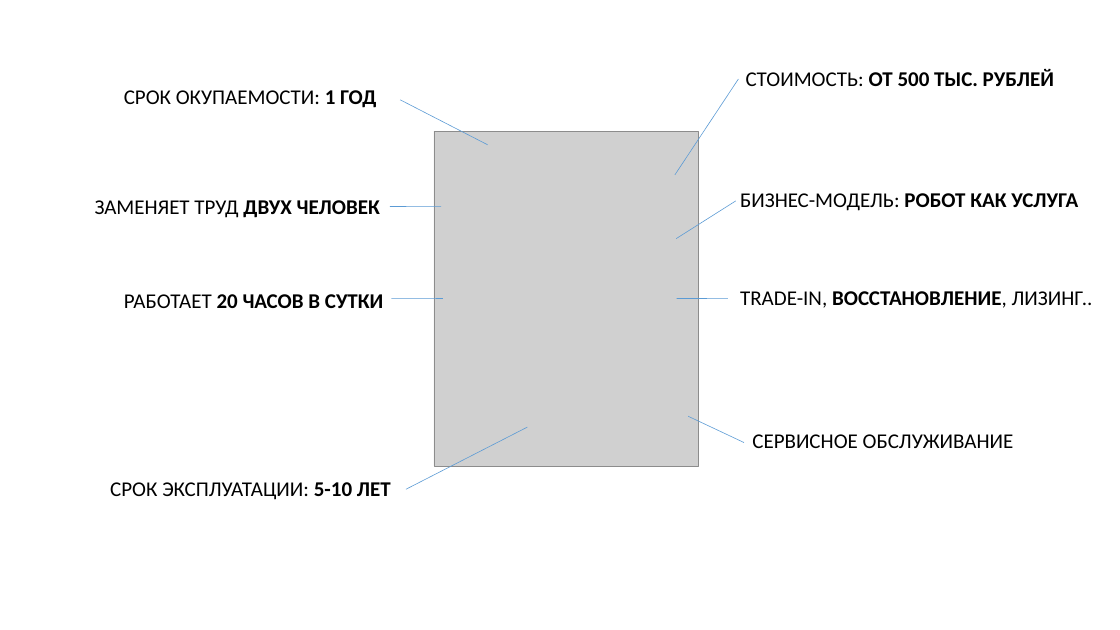
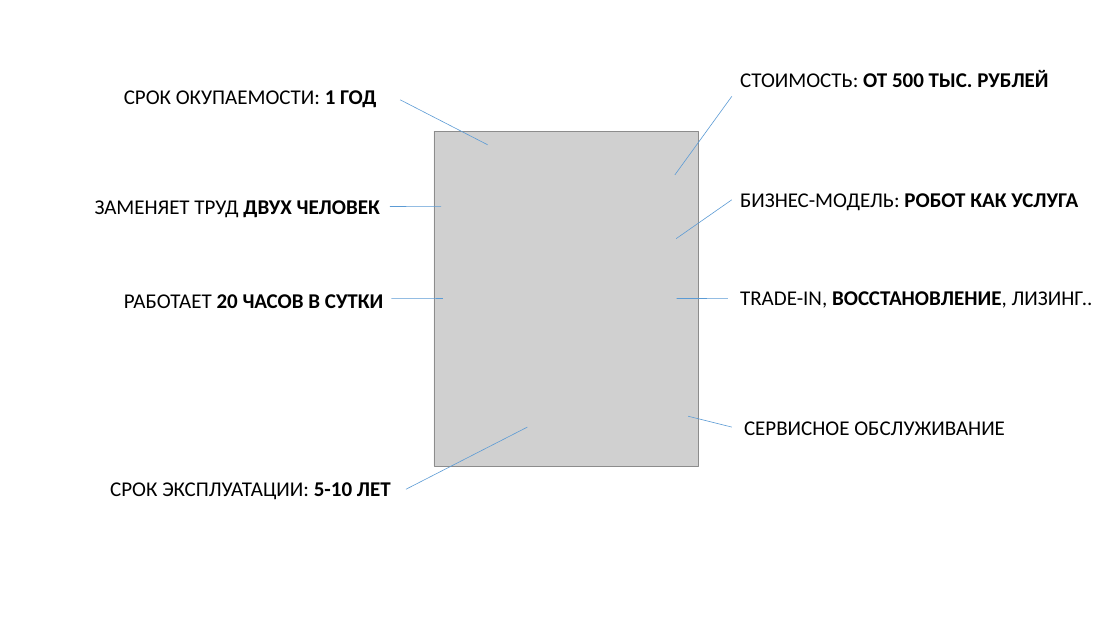
Before and after one commit to iACTUATOR/iactuator.ru, a slide deck: slide 3 of actuator.pptx. Drawn at 1120x630 pixels with LibreOffice and Linux fonts; fonts in the diff are those of the drawing; grey boxes stand for pictures. Boxes give left, top, right and bottom in pixels: in the first picture for what was removed or moved away, otherwise in the second. Text is boxed around its words. In the diff, an @@ line names an element or a change of style, - is before the commit and + after.

```diff
--- a/actuator.pptx
+++ b/actuator.pptx
@@ text "СТОИМОСТЬ: ОТ 500 ТЫС. РУБЛЕЙ": place and size @@
-text "СТОИМОСТЬ: ОТ 500 ТЫС. РУБЛЕЙ" at (746, 69, 1054, 86)
+text "СТОИМОСТЬ: ОТ 500 ТЫС. РУБЛЕЙ" at (740, 70, 1048, 87)
@@ line moved from (675, 175) - (739, 79) to (675, 175) - (732, 97) @@
@@ line moved from (676, 239) - (736, 201) to (676, 239) - (732, 200) @@
@@ line moved from (688, 417) - (744, 443) to (688, 417) - (732, 427) @@
@@ text "СЕРВИСНОЕ ОБСЛУЖИВАНИЕ": place and size @@
-text "СЕРВИСНОЕ ОБСЛУЖИВАНИЕ" at (752, 434, 1014, 448)
+text "СЕРВИСНОЕ ОБСЛУЖИВАНИЕ" at (744, 421, 1005, 435)
```
Also in this commit, not shown: 1 other file.
